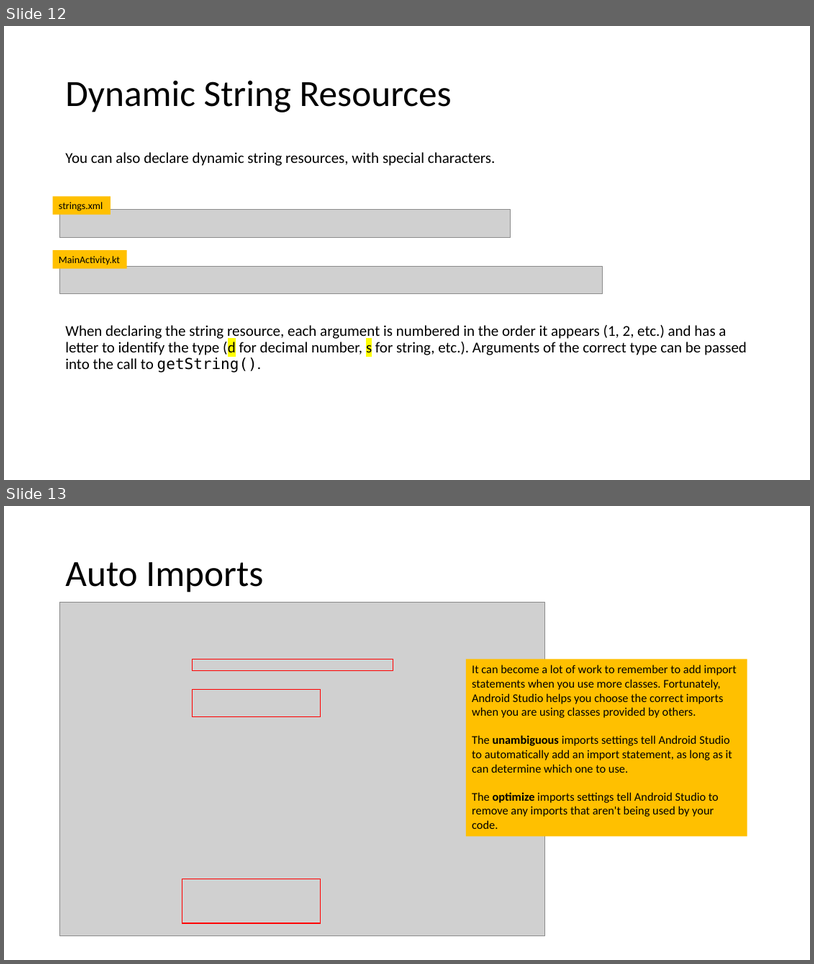
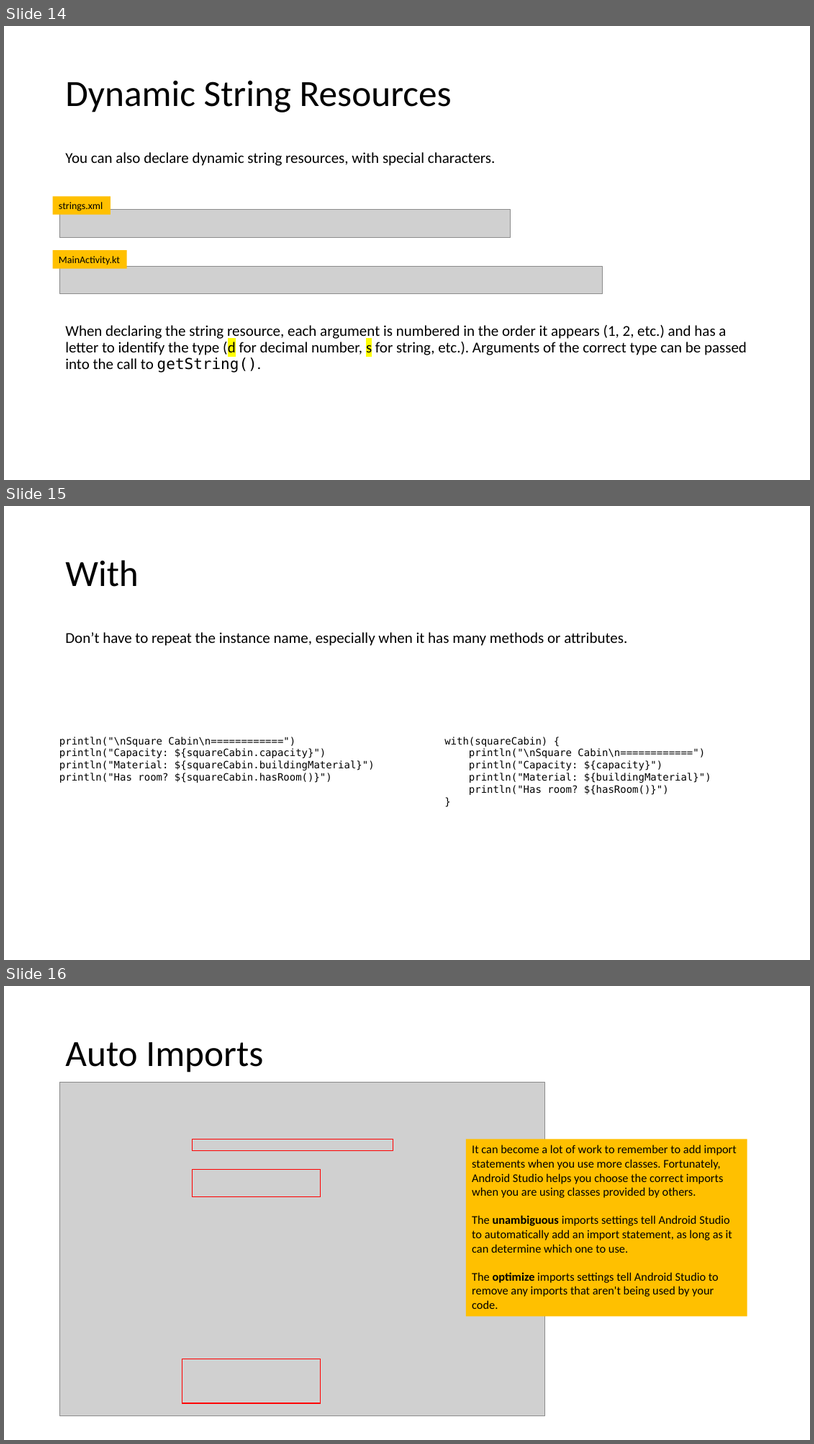
Before and after one commit to joellecorliss/Associate-Android-Developer, a slide deck: Android Basics in Kotlin.pptx. Shown one above the other, each under a label of ours: slides 12 and 13 before the commit, slides 14, 15 and 16 after it. The pictures are 814x964 and 814x1444 pixels, drawn with LibreOffice and Linux fonts; fonts in the diff are those of the drawing; grey boxes stand for pictures. Boxes give left, top, right and bottom in pixels: in the first picture for what was removed or moved away, otherwise in the second. Text is boxed around its words. In the diff, an @@ line names an element or a change of style, - is before the commit and + after.

```diff
--- a/Android Basics in Kotlin.pptx
+++ b/Android Basics in Kotlin.pptx
@@ slide 15 added at [4, 506, 810, 960], background #FFFFFF @@
@@ title added at [65, 560, 139, 587], 44 pt, text #000000 @@
+With
@@ text added at [65, 632, 628, 646], 18 pt, text #000000 @@
+Don’t have to repeat the instance name, especially when it has many methods or attributes.
@@ text added at [59, 736, 375, 782], 12 pt, text #000000 @@
+println("\nSquare Cabin\n============")
+println("Capacity: ${squareCabin.capacity}")
+println("Material: ${squareCabin.buildingMaterial}")
+println("Has room? ${squareCabin.hasRoom()}")
@@ text added at [445, 736, 712, 795], 12 pt, text #000000 @@
+with(squareCabin) {
+println("\nSquare Cabin\n============")
+println("Capacity: ${capacity}")
+println("Material: ${buildingMaterial}")
+println("Has room? ${hasRoom()}")
+}
@@ what was slide 12 is now slide 14 @@
@@ what was slide 13 is now slide 16 @@
```
Also in this commit, not shown: 7 slides changed, 10 other slides added, 1 slide removed.
